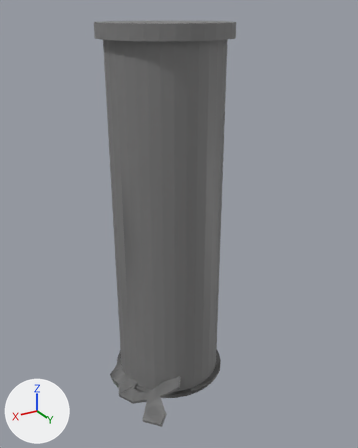
A saved change to the Blender file Assets/Models/Tower.blend.
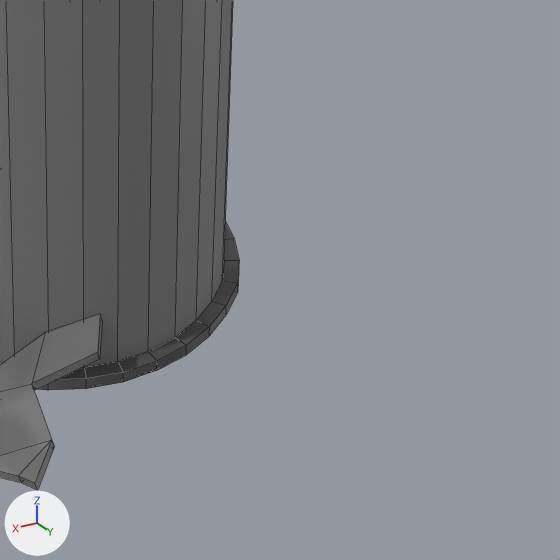
Each version appears first whole from a 50 mm camera at (152.3, 269.2, 247.2) aimed at (4.0, 22.0, 123.6), and next in a close-up on the part from 42% to 88% of the width and 63% to 100% of the height. The lights are fixed; the arrows at lower left show +X, +Y and +Z. The close-ups show mesh edges as thin lines.

Objects in the first close-up: 'Tower'.
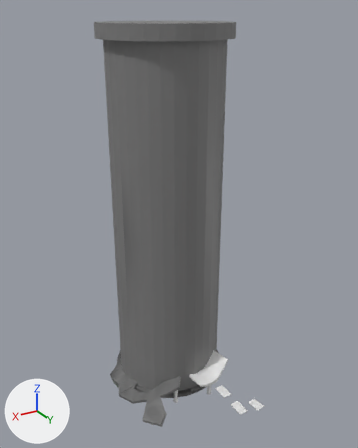
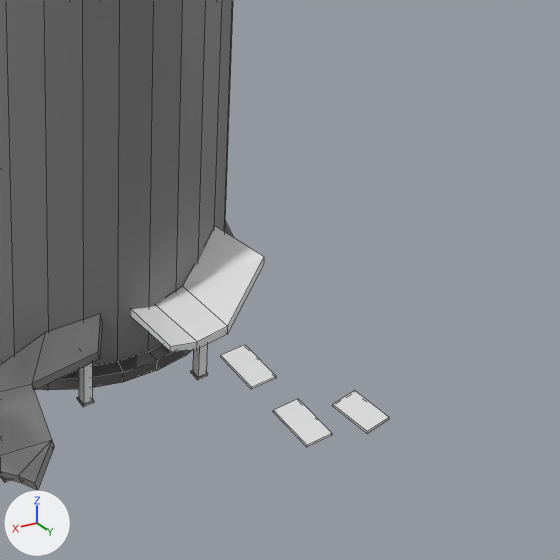
Boxes (x1, y1, x2, y2) around the edits, measured in the close-ups (560 x 560 px):
'Platform', added
    after: (131, 226, 264, 351)
'Floating.001', added
    after: (273, 399, 332, 447)
'Floating', added
    after: (221, 345, 276, 389)
'Floating.002', added
    after: (333, 390, 389, 433)
'Pillar.003', added
    after: (77, 363, 94, 407)
'Pillar.002', added
    after: (191, 345, 208, 380)

The edits, one by one:
Mesh me_cube_006 is new.
It is a box spanning x -1.0..1.0, y -1.0..1.0, z -1.0..1.0.
Mesh me_cube_003 is new.
It has 20 vertices, 18 faces and spans x -1.26..1.26, y -1.26..1.26, z -1.01..1.0.
Mesh me_cube_001 is new.
It has 16 vertices, 14 faces and spans x -64.4..-35.8, y -19.1..1.3, z 1.4..2.9.
Object 'Floating.002' (ob_floating_002) is new; it shows me_cube_006.
Its location is (-16.9, 83.0, 15.9).
Its rotation in degrees is (0, 0, 7.2).
Its scale is (2.91, 4.41, 0.243).
Object 'Floating.001' (ob_floating_001) is new; it shows a copy of me_cube_006.
Its location is (-7.0, 78.3, 14.2).
Its scale is (2.92, 5.16, 0.243).
Object 'Floating' (ob_floating) is new; it shows a copy of me_cube_006.
Its location is (-7.0, 60.9, 14.2).
Its scale is (2.92, 5.16, 0.243).
Object 'Pillar.003' (ob_pillar_003) is new; it shows me_cube_003.
Its location is (17.0, 39.4, 6.6).
Its scale is (1.0, 1.0, 6.52).
Object 'Pillar.002' (ob_pillar_002) is new; it shows a copy of me_cube_003.
Its location is (-6.9, 44.8, 6.7).
Its scale is (1.0, 1.0, 6.69).
Object 'Platform' (ob_platform) is new; it shows me_cube_001.
Its location is (39.8, 48.8, 2.2).
Its scale is (1.0, 1.0, 6.68).
